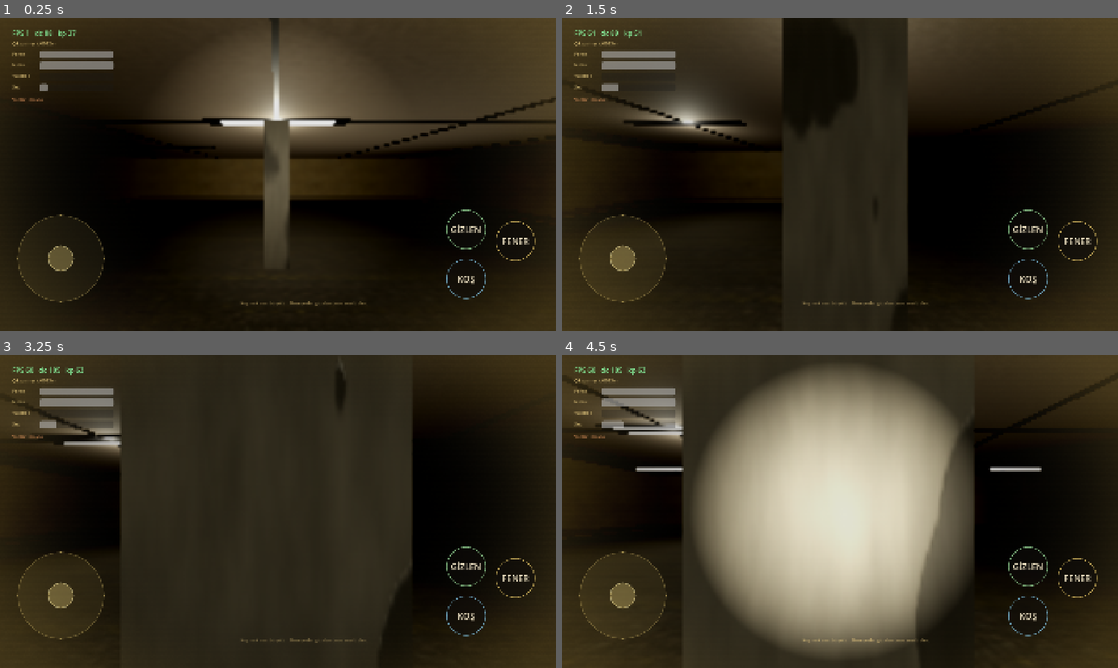
Above: before the commit, frames 1-4 (two rows, left to right).
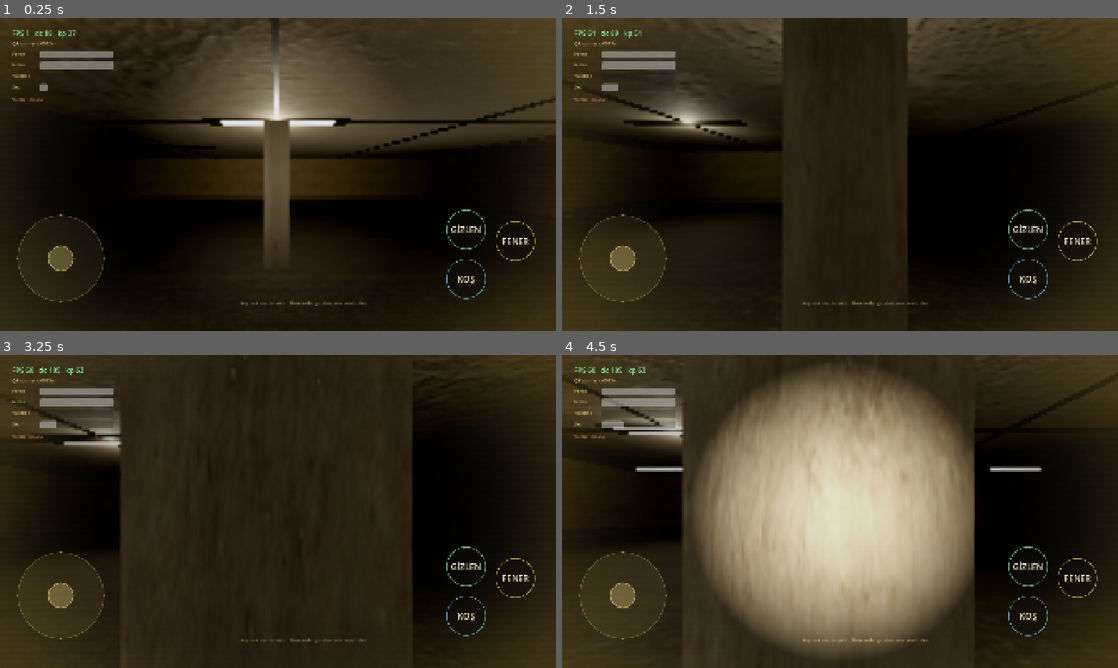
Above: after the commit, the same moments.

Repository: mehmetdem2005/Backrooms
Game: Godot game, scene res://scenes/Main.tscn
Same seed, same stepped clock (60 frames per second), same inputs: the game is played once before the commit and once after it.
Inputs (mouse positions are in pixels of both pictures, inside the frame that each line leads up to):
- Up to frame 1 (0.25 s): no input
- Up to frame 2 (1.5 s): tap Enter at 0.5 s; move the mouse to (867, 174) at 0.52 s; hold W from 0.53 s (still down); tap F at 0.6 s; move the mouse to (812, 174) at 1.27 s; tap Ctrl at 1.35 s
- Up to frame 3 (3.25 s): keep holding W; move the mouse to (289, 505) at 2.02 s; tap C at 2.1 s; move the mouse to (272, 517) at 2.77 s; tap Shift at 2.85 s
- Up to frame 4 (4.5 s): keep holding W; move the mouse to (878, 514) at 3.52 s; tap F at 3.6 s; move the mouse to (795, 508) at 4.27 s; tap Ctrl at 4.35 s

The runs differ from the first frame. In frame 1, 0.2% of the frame differs, in the area x 37-53%, y 5-70%; in frame 2, 1.7%; in frame 3, 0.1%; in frame 4, 9.2%, in the area x 32-75%, y 4-100%.

Commit message:
v3.8: full PolyHaven PBR — roughness maps + concrete & metal textures
- Add PolyHaven CC0 roughness maps for floor/wall/concrete/metal and a
  normal map for the ceiling (full PBR, not just diffuse+normal)
- Replace concrete (columns) with concrete_wall_006 and metal (fixtures/
  pipes) with metal_plate from PolyHaven (diffuse+normal+rough)
- _make_pbr now binds roughness_texture when present; ceiling uses normal
- All 16 textures normalized to VRAM-compressed + mipmapped
- Bump version to 3.8 (code 9)

https://claude.ai/code/session_01NRpMnaAWyeW9sMqBjCT8aX

Diff:
--- a/game_src/scripts/level/PremiumBackroomsBuilder.gd
+++ b/game_src/scripts/level/PremiumBackroomsBuilder.gd
@@ -778,11 +778,11 @@
 # ---------------------------------------------------------------- materyaller
 
 func _create_materials() -> void:
-    _wall_material = _make_pbr("wall_yellow_dirty", Color(1.0, 0.99, 0.95, 1.0), 0.0, 0.96, Vector3(1.6, 1.22, 1.0), true)
-    _floor_material = _make_pbr("carpet_old_dirty", Color(1.0, 0.99, 0.95, 1.0), 0.0, 0.95, Vector3(2.0, 2.0, 1.0), true)
-    _ceiling_material = _make_pbr("ceiling", Color(1.0, 0.98, 0.92, 1.0), 0.0, 0.85, Vector3(1.5, 1.5, 1.0), false)
-    _metal_material = _make_pbr("metal", Color(0.82, 0.83, 0.86, 1.0), 0.92, 0.5, Vector3(1.0, 1.0, 1.0), true)
-    _concrete_material = _make_pbr("concrete", Color(0.93, 0.91, 0.86, 1.0), 0.0, 0.82, Vector3(1.0, 1.0, 1.0), true)
+    _wall_material = _make_pbr("wall_yellow_dirty", Color(1.0, 0.99, 0.95, 1.0), 0.0, 0.96, Vector3(1.6, 1.22, 1.0), true, true)
+    _floor_material = _make_pbr("carpet_old_dirty", Color(1.0, 0.99, 0.95, 1.0), 0.0, 0.95, Vector3(2.0, 2.0, 1.0), true, true)
+    _ceiling_material = _make_pbr("ceiling", Color(1.0, 0.98, 0.92, 1.0), 0.0, 0.85, Vector3(1.5, 1.5, 1.0), true)
+    _metal_material = _make_pbr("metal", Color(0.86, 0.87, 0.90, 1.0), 0.85, 0.5, Vector3(1.0, 1.0, 1.0), true, true)
+    _concrete_material = _make_pbr("concrete", Color(0.93, 0.91, 0.86, 1.0), 0.0, 0.82, Vector3(1.0, 1.0, 1.0), true, true)
 
     _trim_material = _make_flat(Color(0.40, 0.33, 0.18, 1.0), 0.7)
     _ramp_material = _make_pbr("concrete", Color(0.88, 0.86, 0.81, 1.0), 0.0, 0.85, Vector3(1.0, 1.0, 1.0), false)
@@ -806,7 +806,7 @@
     emissive.emission_energy_multiplier = 4.6
     _emissive_material = emissive
 
-func _make_pbr(set_name: String, tint: Color, metallic_value: float, rough_value: float, uv_scale: Vector3, use_normal: bool) -> StandardMaterial3D:
+func _make_pbr(set_name: String, tint: Color, metallic_value: float, rough_value: float, uv_scale: Vector3, use_normal: bool, use_roughness: bool = false) -> StandardMaterial3D:
     var m: StandardMaterial3D = StandardMaterial3D.new()
     m.albedo_color = tint
     var albedo: Texture2D = _load_tex("res://textures/%s_albedo.png" % set_name)
@@ -818,7 +818,16 @@
             m.normal_enabled = true
             m.normal_texture = normal
             m.normal_scale = 1.0
-    m.roughness = rough_value
+    # PolyHaven PBR pürüzlülük haritası (varsa) → gerçekçi yüzey parlaklığı
+    if use_roughness:
+        var rough_tex: Texture2D = _load_tex("res://textures/%s_roughness.png" % set_name)
+        if rough_tex != null:
+            m.roughness_texture = rough_tex
+            m.roughness = 1.0
+        else:
+            m.roughness = rough_value
+    else:
+        m.roughness = rough_value
     m.metallic = metallic_value
     m.uv1_scale = uv_scale
     m.texture_filter = BaseMaterial3D.TEXTURE_FILTER_LINEAR_WITH_MIPMAPS_ANISOTROPIC
Not shown, changed: game_src/export_presets.cfg
Binary file changed: game_src/textures/carpet_old_dirty_roughness.png
Binary file added: game_src/textures/ceiling_normal.png
Not shown, added: game_src/textures/ceiling_normal.png.import
Binary file changed: game_src/textures/concrete_albedo.png
Binary file changed: game_src/textures/concrete_normal.png
Binary file added: game_src/textures/concrete_roughness.png
Not shown, added: game_src/textures/concrete_roughness.png.import
Binary file changed: game_src/textures/metal_albedo.png
Binary file changed: game_src/textures/metal_normal.png
Binary file added: game_src/textures/metal_roughness.png
Not shown, added: game_src/textures/metal_roughness.png.import
(and 2 more such lines)
